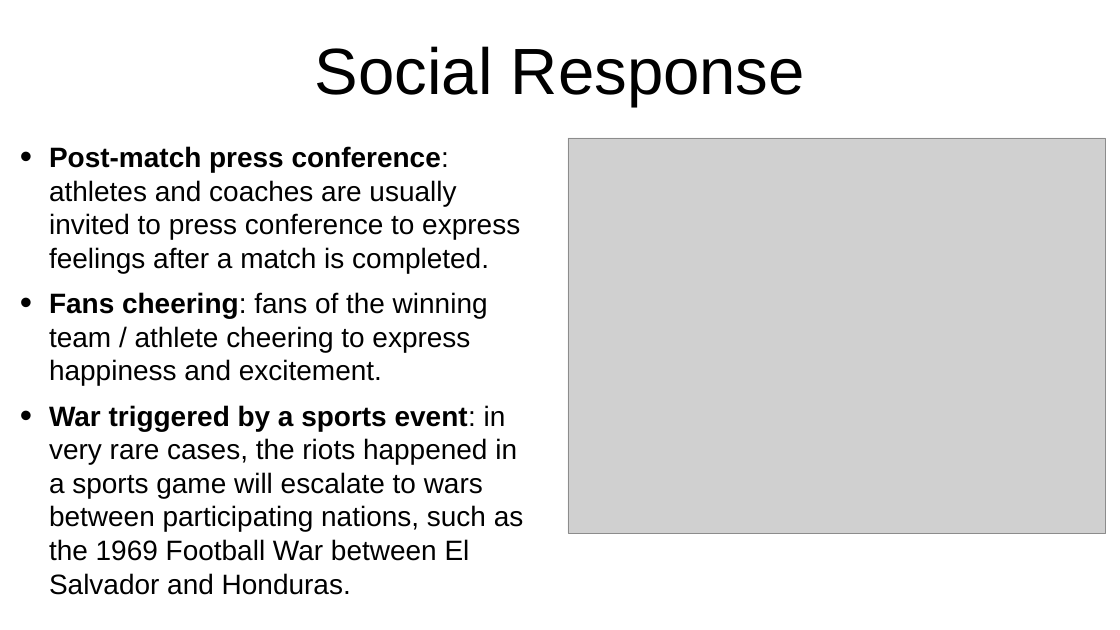
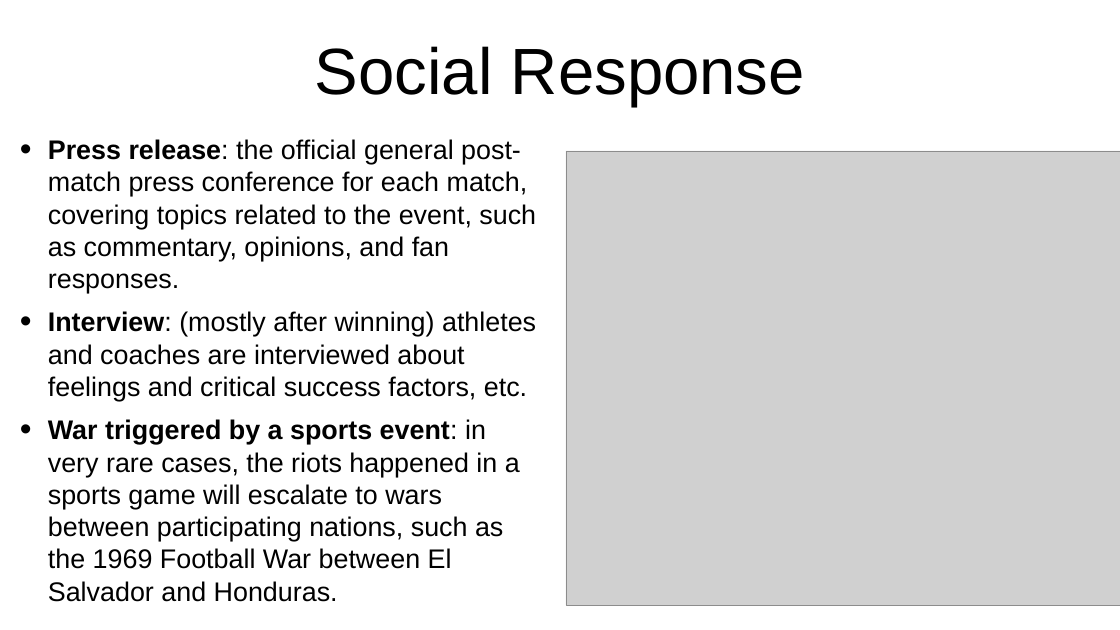
Before and after one commit to RESIN-KAIROS/schemalib, a slide deck: slide 5 of hrf/sports.pptx. Drawn at 1120x630 pixels with LibreOffice and Linux fonts; fonts in the diff are those of the drawing; grey boxes stand for pictures. Boxes give left, top, right and bottom in pixels: in the first picture for what was removed or moved away, otherwise in the second. Text is boxed around its words. In the diff, an @@ line names an element or a change of style, - is before the commit and + after.

Commit message:
Sports (#12)
* new sports hrf

```diff
--- a/hrf/sports.pptx
+++ b/hrf/sports.pptx
@@ text at [48,139,536,401]: text changed; size 48 to 46.1 pt @@
-• Post-match press conference: athletes and coaches are usually invited to press conference to express feelings after a match is completed.
-• Fans cheering: fans of the winning team / athlete cheering to express happiness and excitement.
+• Press release: the official general post-match press conference for each match, covering topics related to the event, such as commentary, opinions, and fan responses.
+• Interview: (mostly after winning) athletes and coaches are interviewed about feelings and critical success factors, etc.
@@ picture: place and size @@
-picture at [568,138,1105,533]
+picture at [566,151,1120,605]
@@ text at [48,419,520,602]: size 48 to 46.1 pt in "War triggered by a sports event: in ..."; indent changed; less space between paragraphs @@
```
Also in this commit, not shown: 1 other slide changed, 3 other files.
